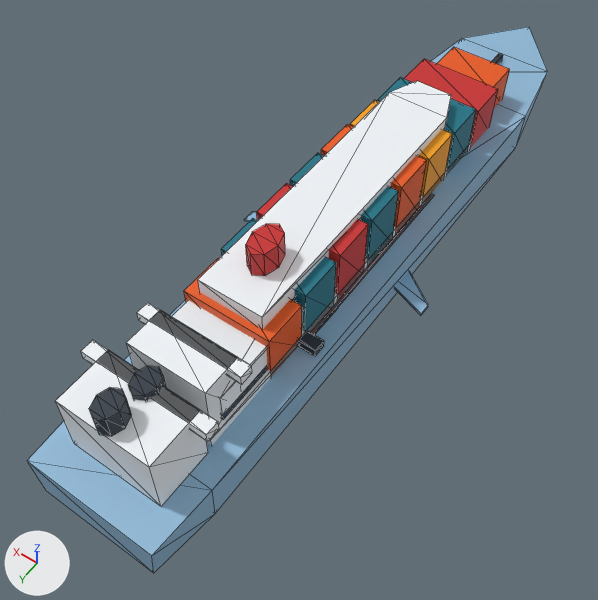
An edit to the glTF model src/assets/models/traffic-models-v1.glb, drawn before and after from the same camera.
The view is the same before and after, from a 50 mm camera at (-87.0, 152.0, 194.0) aimed at (1.0, 30.0, 3.0). Every picture has the same lights, and +X, +Y and +Z are marked at lower left. The older version comes first. Mesh edges are drawn as thin lines.

In view in the first picture: 'LTS_aircraft-heavy', 'LTS_vessel-cargo', 'LTS_vessel-passenger', 'LTS_vessel-tanker'.
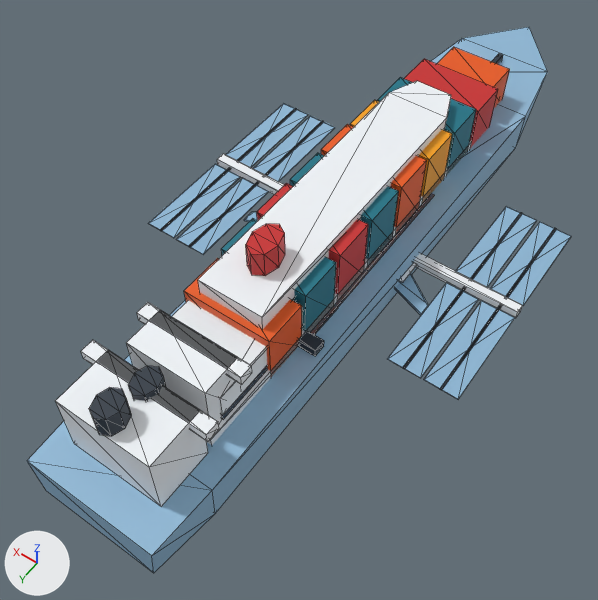
The change, as a diff of the scene's bpy script:
```diff
--- a/src/assets/models/traffic-models-v1.glb.py
+++ b/src/assets/models/traffic-models-v1.glb.py
@@ me_lts_orbital_iss_mesh @@
+me_lts_orbital_iss_mesh.from_pydata(...)  # 240 vertices, 380 faces; spans x -54.5..54.5, y -36.3..36.3, z 0.0..7.6
+# faces by material slot: [200, 60, 120]
+me_lts_orbital_iss_mesh.materials.append(mat_lts_detail)  # white #f1f5f9
+me_lts_orbital_iss_mesh.materials.append(mat_lts_dark)  # dark blue #26323f
+me_lts_orbital_iss_mesh.materials.append(mat_lts_body)  # blue #8fb8d6
@@ ob_lts_orbital_iss @@
+ob_lts_orbital_iss = bpy.data.objects.new('LTS_orbital-iss', me_lts_orbital_iss_mesh)
+ob_lts_orbital_iss.location = (0.0, 0.0, 0.0)
```

Changed parts and their boxes [x1, y1, x2, y2] in the pictures (598 x 600 px):
'LTS_orbital-iss', added
    after: [148, 103, 571, 399]
    faces in mat_lts_body (blue #8fb8d6): [148, 103, 571, 399]
    faces in mat_lts_detail (white #f1f5f9): [217, 154, 522, 318]
    faces in mat_lts_dark (dark blue #26323f): [160, 108, 556, 390]
